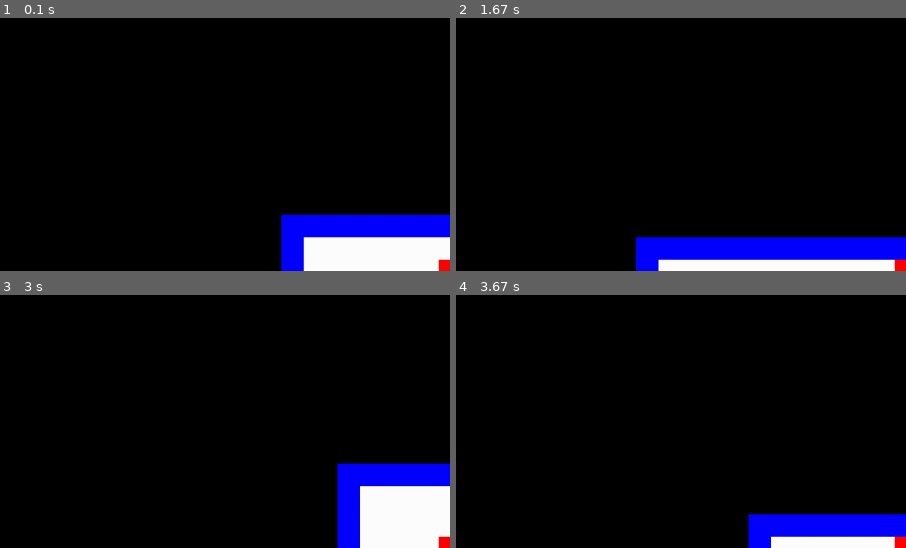
Above: before the commit, frames 1-4 (two rows, left to right).
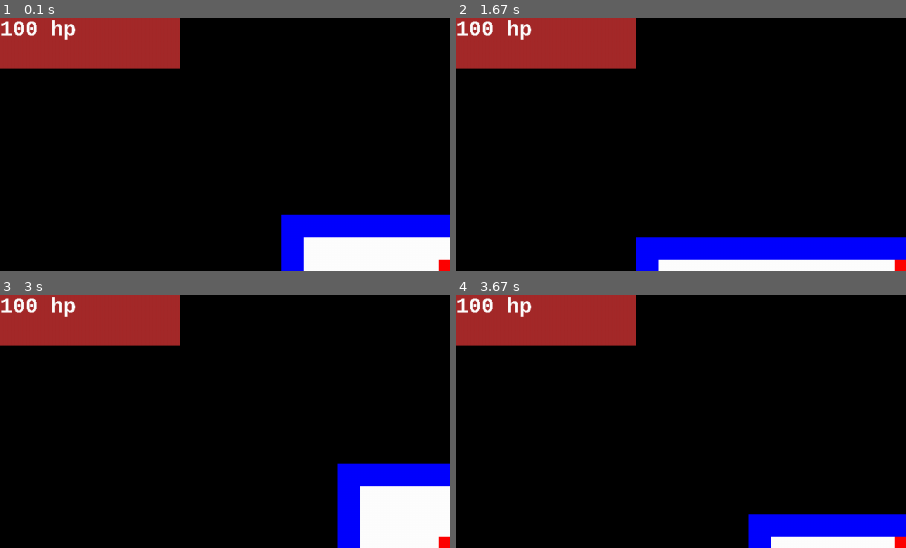
Above: after the commit, the same moments.

Repository: benedekhalaj/pygame-roguelike
Game: pygame game, started from play.py
Same seed, same stepped clock (60 frames per second), same inputs: the game is played once before the commit and once after it.
Inputs:
- Up to frame 1 (0.1 s): no input
- Up to frame 2 (1.67 s): hold Right 0.33-0.8 s; hold Up 0.83-1.13 s; hold Right 1.17-1.63 s
- Up to frame 3 (3 s): hold Left 1.67-2.2 s; hold Down 2.23-2.53 s; hold Left 2.57-2.97 s
- Up to frame 4 (3.67 s): hold Up 3-3.37 s; hold Right from 3.4 s (still down)
The pictures show only the part of the screen within x 0-50%, y 0-50%; the shares and areas given below are measured in that part.

The runs differ from the first frame. In frame 1, 8.1% of the frame differs, in the area x 0-40%, y 0-21%; in frame 2, 8.1%; in frame 3, 8.1%; in frame 4, 8.1%.

Commit message:
Global: Fix player stat

Diff:
--- a/model/player/player.py
+++ b/model/player/player.py
@@ -10,6 +10,7 @@
         self.rect = pygame.Rect(position[0], position[1], position[2], position[3])
         self.standard_color = colors.RED
         self.invicible_color = colors.ORANGE
+        self.colors = colors
         self.color = self.standard_color
         self.velocity = 4
         self.health = 100
@@ -84,9 +85,13 @@
             if self.damage_timer > self.damage_limit:
                 self.invicible = False
 
+        def update_stat(self):
+            self.stat.text = self.stat.create_text(self.colors, self.health)
+
         set_damage_timer(self)
         set_color(self)
         set_invicible(self)
+        update_stat(self)
 
 
 class Inventory():
@@ -128,6 +133,6 @@
         font_type = 'couriernew'
         font_size = 30
         font = pygame.font.SysFont(font_type, font_size, bold=True)
-        textsurface = font.render(f"{player_health} hp", False, colors.BLACK)
+        textsurface = font.render(f"{player_health} hp", False, colors.WHITE)
         return textsurface
         # pygame.font.get_fonts()
--- a/view/view.py
+++ b/view/view.py
@@ -46,6 +46,8 @@
 
 def display_player_stat(window, objects):
     stat = objects['player'][0].stat
+    stat_position = (stat.rect.x, stat.rect.y, stat.rect.width, stat.rect.height)
+    pygame.draw.rect(window, stat.color, stat_position)
     window.blit(stat.text, (stat.x, stat.y))
 
 
